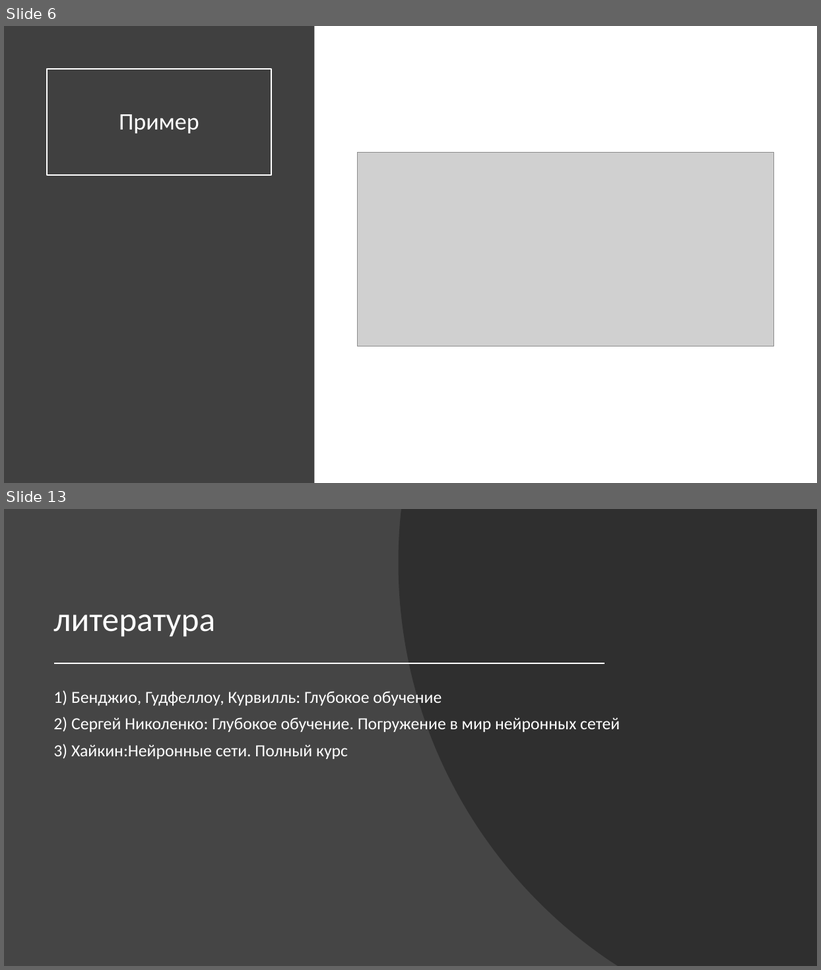
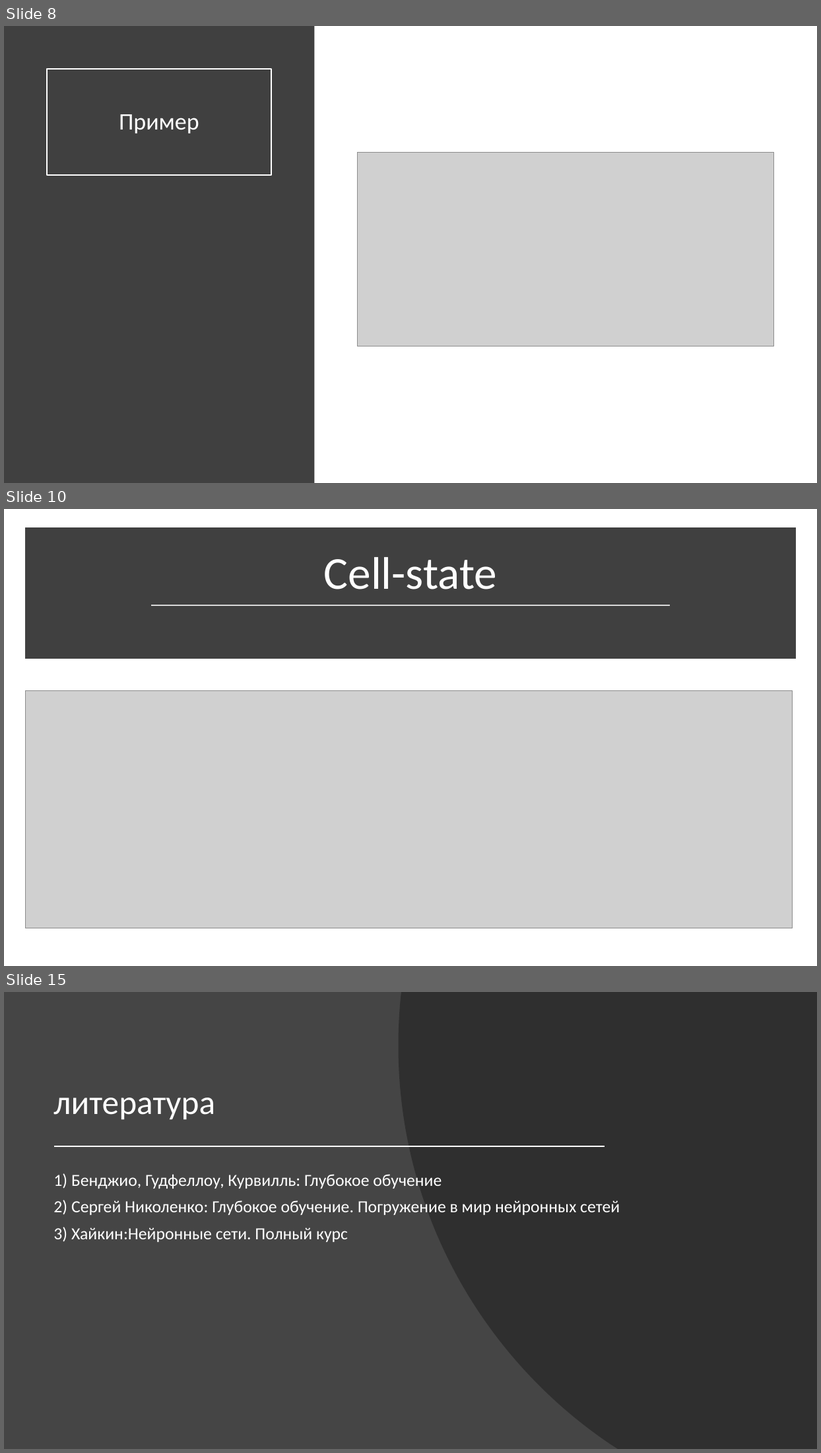
Before and after one commit to nikitapolozok/math_and_computer_science_materials, a slide deck: Рекуррентные нейронные сети.pptx. Shown one above the other, each under a label of ours: slides 6 and 13 before the commit, slides 8, 10 and 15 after it; the slides between them are not shown. The pictures are 821x970 and 821x1453 pixels, drawn with LibreOffice and Linux fonts; fonts in the diff are those of the drawing; grey boxes stand for pictures. Boxes give left, top, right and bottom in pixels: in the first picture for what was removed or moved away, otherwise in the second. Text is boxed around its words. In the diff, an @@ line names an element or a change of style, - is before the commit and + after.

```diff
--- a/Рекуррентные нейронные сети.pptx
+++ b/Рекуррентные нейронные сети.pptx
@@ slide 10 added at box(4, 509, 817, 966), background #FFFFFF @@
@@ rectangle added at box(29, 532, 792, 656), fill #404040, outline #404040 10 pt @@
@@ title added at box(324, 557, 498, 590), 54 pt, text #FFFFFF @@
+Cell-state
@@ line added from (152, 605) to (670, 605), #D9D9D9 1.75 pt @@
@@ picture added at box(25, 691, 792, 929) @@
@@ what was slide 6 is now slide 8 @@
@@ what was slide 13 is now slide 15 @@
```
Also in this commit, not shown: 3 slides changed, 7 other slides added, 6 slides removed.
